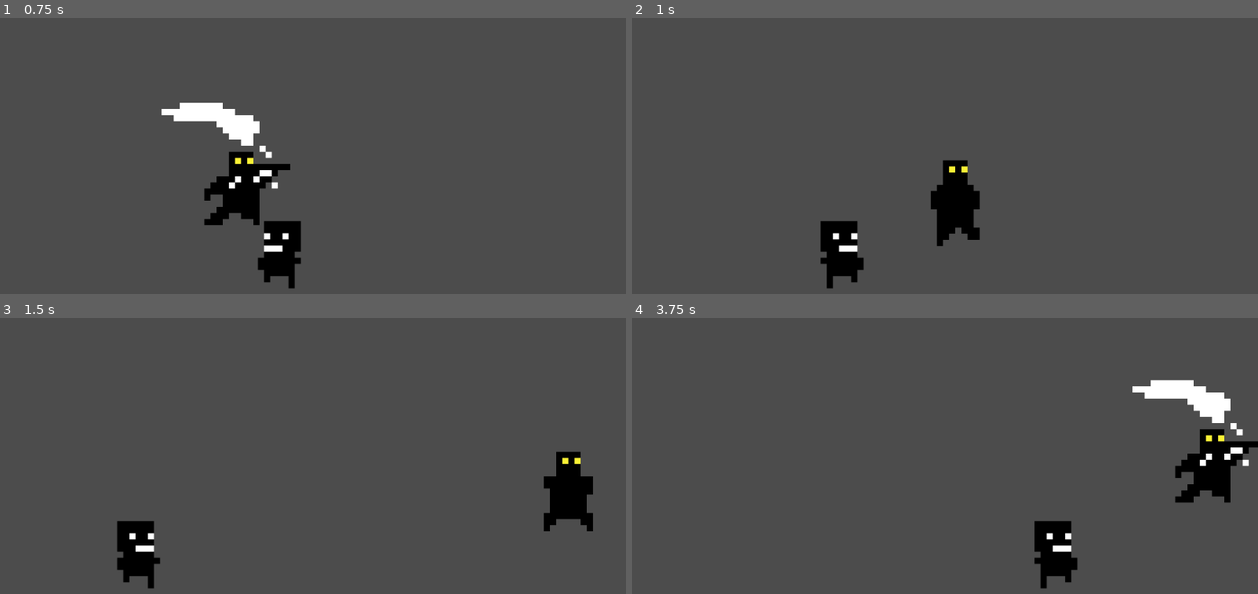
Above: before the commit, frames 1-4 (two rows, left to right).
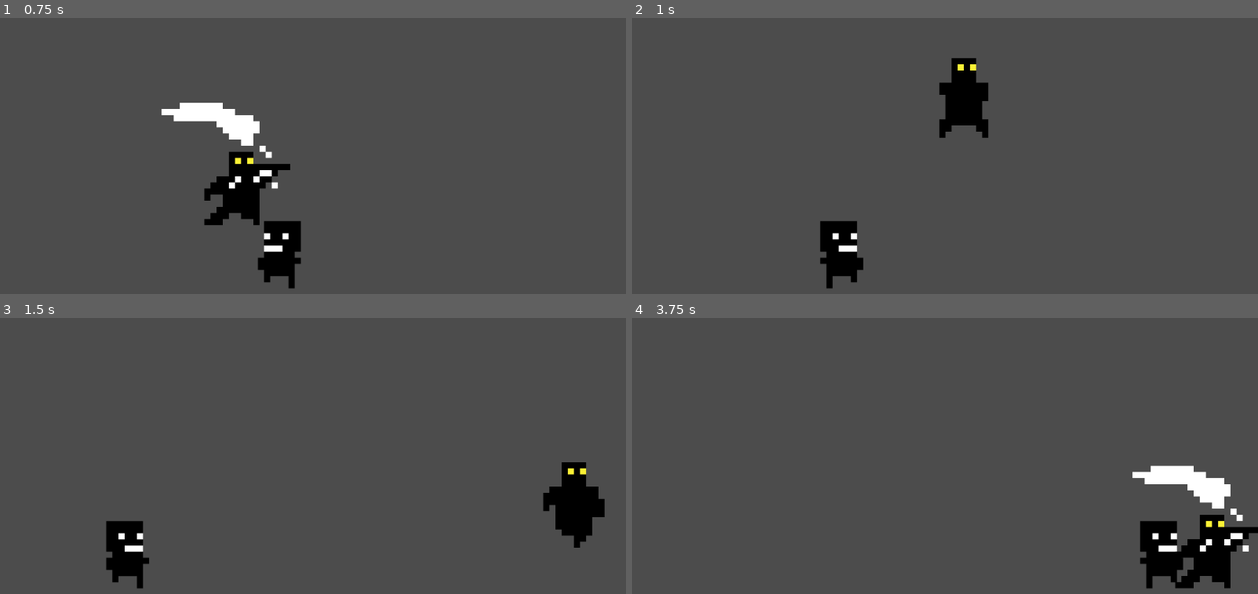
Above: after the commit, the same moments.

Repository: renzoventura/Shade
Game: Godot game, scene res://Scenes/Level/TemplateLevel.tscn
The game is run twice, just before and just after one commit, with the same random seed, the same clock (stepped at 60 frames per second) and the same inputs.
Inputs:
- Up to frame 1 (0.75 s): hold D (right) from 0.53 s (still down); hold W (jump) from 0.53 s (still down); tap , (attack) at 0.6 s
- Up to frame 2 (1 s): keep holding D (right); keep holding W (jump)
- Up to frame 3 (1.5 s): keep holding D (right); release W (jump) at 1.28 s; tap W (jump) at 1.35 s
- Up to frame 4 (3.75 s): tap W (jump) at 1.52, 1.82, 3.02, 3.32 s; tap , (attack) at 1.55, 2.1, 3.05, 3.6 s; release D (right) at 2.03 s; hold A (left) 2.03-2.78 s; hold W (jump) 2.03-2.78 s; hold D (right) from 2.78 s (still down); tap Shift (dash) at 2.85 s; hold W (jump) from 3.53 s (still down)

Frame 1 is identical in both runs. In frame 2, 3.3% of the frame differs, in the area x 30-57%, y 14-96%; in frame 3, 2.2%; in frame 4, 7.9%, in the area x 64-100%, y 22-99%.

Commit message:
Remove old sprite animator for animationPlayer

Diff:
--- /dev/null
+++ b/Assets/Player/playerAnimation.gd
@@ -0,0 +1,17 @@
+extends Sprite
+
+
+onready var animationPlayer = $AnimationPlayer
+
+func _on_Player_animate(motion, is_facing_right):
+	if is_facing_right:
+		flip_h = false
+	else:
+		flip_h = true
+	if motion.x != 0:
+		animationPlayer.play("walk")
+	else:
+		animationPlayer.play("idle")
+
+func _on_Player_attackAnimate():
+	animationPlayer.play("attack")
--- /dev/null
+++ b/Assets/Player/playerAnimation.tscn
@@ -0,0 +1,64 @@
+[gd_scene load_steps=6 format=2]
+
+[ext_resource path="res://Assets/Player/sprite-Sheet.png" type="Texture" id=1]
+[ext_resource path="res://Assets/Player/playerAnimation.gd" type="Script" id=2]
+
+[sub_resource type="Animation" id=1]
+resource_name = "attack"
+length = 0.25
+tracks/0/type = "value"
+tracks/0/path = NodePath(".:frame")
+tracks/0/interp = 1
+tracks/0/loop_wrap = true
+tracks/0/imported = false
+tracks/0/enabled = true
+tracks/0/keys = {
+"times": PoolRealArray( 0, 0.05, 0.1, 0.15 ),
+"transitions": PoolRealArray( 1, 1, 1, 1 ),
+"update": 1,
+"values": [ 12, 13, 14, 15 ]
+}
+
+[sub_resource type="Animation" id=2]
+resource_name = "idle"
+tracks/0/type = "value"
+tracks/0/path = NodePath(".:frame")
+tracks/0/interp = 1
+tracks/0/loop_wrap = true
+tracks/0/imported = false
+tracks/0/enabled = true
+tracks/0/keys = {
+"times": PoolRealArray( 0 ),
+"transitions": PoolRealArray( 1 ),
+"update": 1,
+"values": [ 0 ]
+}
+
+[sub_resource type="Animation" id=3]
+resource_name = "walk"
+length = 0.4
+loop = true
+tracks/0/type = "value"
+tracks/0/path = NodePath(".:frame")
+tracks/0/interp = 1
+tracks/0/loop_wrap = true
+tracks/0/imported = false
+tracks/0/enabled = true
+tracks/0/keys = {
+"times": PoolRealArray( 0, 0.1, 0.2, 0.3, 0.4 ),
+"transitions": PoolRealArray( 1, 1, 1, 1, 1 ),
+"update": 1,
+"values": [ 7, 8, 9, 10, 11 ]
+}
+
+[node name="Sprite" type="Sprite"]
+texture = ExtResource( 1 )
+vframes = 3
+hframes = 6
+frame = 12
+script = ExtResource( 2 )
+
+[node name="AnimationPlayer" type="AnimationPlayer" parent="."]
+anims/attack = SubResource( 1 )
+anims/idle = SubResource( 2 )
+anims/walk = SubResource( 3 )
--- a/Scenes/Level/TemplateLevel.tscn
+++ b/Scenes/Level/TemplateLevel.tscn
@@ -11,6 +11,7 @@
 
 [node name="Player" parent="." instance=ExtResource( 1 )]
 position = Vector2( 231.202, 398.334 )
+z_index = 2
 
 [node name="StaticBody2D" type="StaticBody2D" parent="."]
 position = Vector2( -21.1295, 319.218 )
--- a/Scenes/Player/Player.gd
+++ b/Scenes/Player/Player.gd
@@ -1,45 +1,36 @@
 extends KinematicBody2D
 
 var is_attacking
-
+var is_facing_right
 var motion = Vector2(0,0)
 var motion_up = Vector2(0,-1)
 var SPEED = 800;
 var JUMP_SPEED = 1800;
 var GRAVITY = 200;
 var MAX_FALL_SPEED = 300
-
 onready var playerAnimation = $PlayerAnimation
 onready var leftAttackArea = $AttackArea
 onready var leftAttackAreaCollision = $AttackArea/AttackCollision
-
 onready var rightAttackArea = $AttackArea2
 onready var rightAttackAreaCollision = $AttackArea2/AttackCollision
-
+onready var animationPlayer = $Sprite/AnimationPlayer
 signal animate
 signal attackAnimate
 
-var is_facing_right
-
-onready var newSprite = $Sprite/AnimationPlayer
 
 func ready():
 	is_facing_right = true;
-	leftAttackArea.set_collision_mask_bit(2, false)
-	is_attacking = false
+	is_attacking = false;
 
 # warning-ignore:unused_argument
 func _process(delta):
-
 	apply_gravity()
 	if not is_attacking:
 		walk()
-		newMove()
+		animate()
 		jump()
-#		animate()
 		attack()
 		dash()
-
 	move_and_slide(motion, motion_up)
 
 func walk():
@@ -67,29 +58,19 @@
 
 func attack():
 	if Input.is_action_just_pressed("attack"):
-#		attackAnimate()
-		newAttack()
-
-
-func animate():
-	if not is_attacking:
-		emit_signal("animate", motion, GRAVITY, is_facing_right)
-
-func attackAnimate():
-	is_attacking = true
-	if(is_facing_right):
-		leftAttackAreaCollision.disabled = false
-	else:
-		rightAttackAreaCollision.disabled = false
-	emit_signal("attackAnimate")
-	yield(get_node("PlayerAnimation"), "animation_finished")
-	is_attacking = false
-	leftAttackAreaCollision.disabled = true
-	rightAttackAreaCollision.disabled = true
+		is_attacking = true
+		if(is_facing_right):
+			leftAttackAreaCollision.disabled = false
+		else:
+			rightAttackAreaCollision.disabled = false
+		animateAttack()
+		yield(get_node("Sprite/AnimationPlayer"), "animation_finished")
+		is_attacking = false
+		leftAttackAreaCollision.disabled = true
+		rightAttackAreaCollision.disabled = true
 
 func _on_AttackArea_body_entered(body):
 	body.hurt(is_facing_right)
-
 
 func _on_AttackArea2_body_entered(body):
 	body.hurt(is_facing_right)
@@ -101,26 +82,8 @@
 		else:
 			motion.x -= 10000
 
-func newMove():
-	if is_facing_right:
-		$Sprite.flip_h = false
-	else:
-		$Sprite.flip_h = true
-	if motion.x != 0:
-		newSprite.play("walk")
-	else:
-		newSprite.play("idle")
+func animate():
+	emit_signal("animate", motion, is_facing_right)
 
-
-func newAttack():
-	print("new attack!!!s")
-	is_attacking = true
-	if(is_facing_right):
-		leftAttackAreaCollision.disabled = false
-	else:
-		rightAttackAreaCollision.disabled = false
-	newSprite.play("attack")
-	yield(get_node("Sprite/AnimationPlayer"), "animation_finished")
-	is_attacking = false
-	leftAttackAreaCollision.disabled = true
-	rightAttackAreaCollision.disabled = true
+func animateAttack():
+	emit_signal("attackAnimate")
--- a/Scenes/Player/Player.tscn
+++ b/Scenes/Player/Player.tscn
@@ -1,61 +1,12 @@
-[gd_scene load_steps=9 format=2]
+[gd_scene load_steps=5 format=2]
 
-[ext_resource path="res://Scenes/Player/PlayerAnimation.tscn" type="PackedScene" id=1]
+[ext_resource path="res://Assets/Player/playerAnimation.tscn" type="PackedScene" id=1]
 [ext_resource path="res://Scenes/Player/Player.gd" type="Script" id=2]
-[ext_resource path="res://Assets/Player/sprite-Sheet.png" type="Texture" id=3]
 
 [sub_resource type="RectangleShape2D" id=1]
 extents = Vector2( 38.9444, 65.9701 )
 
-[sub_resource type="Animation" id=5]
-resource_name = "attack"
-length = 0.35
-tracks/0/type = "value"
-tracks/0/path = NodePath(".:frame")
-tracks/0/interp = 1
-tracks/0/loop_wrap = true
-tracks/0/imported = false
-tracks/0/enabled = true
-tracks/0/keys = {
-"times": PoolRealArray( 0, 0.05, 0.1, 0.15, 0.2 ),
-"transitions": PoolRealArray( 1, 1, 1, 1, 1 ),
-"update": 1,
-"values": [ 12, 13, 14, 15, 16 ]
-}
-
-[sub_resource type="Animation" id=3]
-resource_name = "idle"
-tracks/0/type = "value"
-tracks/0/path = NodePath(".:frame")
-tracks/0/interp = 1
-tracks/0/loop_wrap = true
-tracks/0/imported = false
-tracks/0/enabled = true
-tracks/0/keys = {
-"times": PoolRealArray( 0 ),
-"transitions": PoolRealArray( 1 ),
-"update": 1,
-"values": [ 0 ]
-}
-
-[sub_resource type="Animation" id=4]
-resource_name = "walk"
-length = 0.4
-loop = true
-tracks/0/type = "value"
-tracks/0/path = NodePath(".:frame")
-tracks/0/interp = 1
-tracks/0/loop_wrap = true
-tracks/0/imported = false
-tracks/0/enabled = true
-tracks/0/keys = {
-"times": PoolRealArray( 0, 0.1, 0.2, 0.3, 0.4 ),
-"transitions": PoolRealArray( 1, 1, 1, 1, 1 ),
-"update": 1,
-"values": [ 7, 8, 9, 10, 11 ]
-}
-
-[sub_resource type="RectangleShape2D" id=2]
+[sub_resource type="RectangleShape2D" id=5]
 extents = Vector2( 53.4169, 65.8811 )
 
 [node name="Player" type="KinematicBody2D"]
@@ -69,22 +20,7 @@
 [node name="Camera2D" type="Camera2D" parent="."]
 smoothing_enabled = true
 
-[node name="Sprite" type="Sprite" parent="."]
-texture = ExtResource( 3 )
-vframes = 3
-hframes = 6
-frame = 12
-
-[node name="AnimationPlayer" type="AnimationPlayer" parent="Sprite"]
-anims/attack = SubResource( 5 )
-anims/idle = SubResource( 3 )
-anims/walk = SubResource( 4 )
-
-[node name="PlayerAnimation" parent="." instance=ExtResource( 1 )]
-visible = false
-position = Vector2( 6.16013, 0.513336 )
-animation = "attack"
-flip_h = true
+[node name="Sprite" parent="." instance=ExtResource( 1 )]
 
 [node name="AttackArea" type="Area2D" parent="."]
 visible = false
@@ -105,9 +41,9 @@
 
 [node name="AttackCollision" type="CollisionShape2D" parent="AttackArea2"]
 position = Vector2( -113.08, 0.597057 )
-shape = SubResource( 2 )
+shape = SubResource( 5 )
 disabled = true
-[connection signal="animate" from="." to="PlayerAnimation" method="_on_Player_animate"]
-[connection signal="attackAnimate" from="." to="PlayerAnimation" method="_on_Player_attackAnimate"]
+[connection signal="animate" from="." to="Sprite" method="_on_Player_animate"]
+[connection signal="attackAnimate" from="." to="Sprite" method="_on_Player_attackAnimate"]
 [connection signal="body_entered" from="AttackArea" to="." method="_on_AttackArea_body_entered"]
 [connection signal="body_entered" from="AttackArea2" to="." method="_on_AttackArea2_body_entered"]
--- a/Scenes/Player/PlayerAnimation.gd
+++ /dev/null
@@ -1,18 +0,0 @@
-extends AnimatedSprite
-
-func _on_Player_animate(motion, GRAVITY, is_facing_right):
-	if is_facing_right:
-		flip_h = false
-	else:
-		flip_h = true
-	if motion.y < 0:
-		play("jump")
-	elif motion.y > GRAVITY:
-		play("fall")
-	elif motion.x != 0:
-		play("move")
-	else:
-		play("idle")
-
-func _on_Player_attackAnimate():
-	play("attack")
--- a/Scenes/Player/PlayerAnimation.tscn
+++ /dev/null
@@ -1,50 +0,0 @@
-[gd_scene load_steps=16 format=2]
-
-[ext_resource path="res://Assets/Player/walk1.png" type="Texture" id=1]
-[ext_resource path="res://Assets/Player/walk2.png" type="Texture" id=2]
-[ext_resource path="res://Assets/Player/idle2.png" type="Texture" id=3]
-[ext_resource path="res://Assets/Player/idle1.png" type="Texture" id=4]
-[ext_resource path="res://Assets/Player/fall2.png" type="Texture" id=5]
-[ext_resource path="res://Assets/Player/fall1.png" type="Texture" id=6]
-[ext_resource path="res://Assets/Player/attack2.png" type="Texture" id=7]
-[ext_resource path="res://Assets/Player/attack3.png" type="Texture" id=8]
-[ext_resource path="res://Assets/Player/jump.png" type="Texture" id=9]
-[ext_resource path="res://Assets/Player/attack1.png" type="Texture" id=10]
-[ext_resource path="res://Assets/Player/attack4.png" type="Texture" id=11]
-[ext_resource path="res://Scenes/Player/PlayerAnimation.gd" type="Script" id=12]
-[ext_resource path="res://Assets/Player/walk4.png" type="Texture" id=13]
-[ext_resource path="res://Assets/Player/walk3.png" type="Texture" id=14]
-
-[sub_resource type="SpriteFrames" id=1]
-animations = [ {
-"frames": [ ExtResource( 4 ), ExtResource( 3 ) ],
-"loop": true,
-"name": "idle",
-"speed": 5.0
-}, {
-"frames": [ ExtResource( 10 ), ExtResource( 7 ), ExtResource( 8 ), ExtResource( 11 ) ],
-"loop": true,
-"name": "attack",
-"speed": 30.0
-}, {
-"frames": [ ExtResource( 9 ) ],
-"loop": true,
-"name": "jump",
-"speed": 5.0
-}, {
-"frames": [ ExtResource( 6 ), ExtResource( 5 ) ],
-"loop": true,
-"name": "fall",
-"speed": 5.0
-}, {
-"frames": [ ExtResource( 1 ), ExtResource( 14 ), ExtResource( 2 ), ExtResource( 13 ) ],
-"loop": true,
-"name": "move",
-"speed": 5.0
-} ]
-
-[node name="PlayerAnimation" type="AnimatedSprite"]
-scale = Vector2( 10, 10 )
-frames = SubResource( 1 )
-animation = "fall"
-script = ExtResource( 12 )
Not shown: 1 places in Scenes/Player/Player.tscn that only renumber resources
